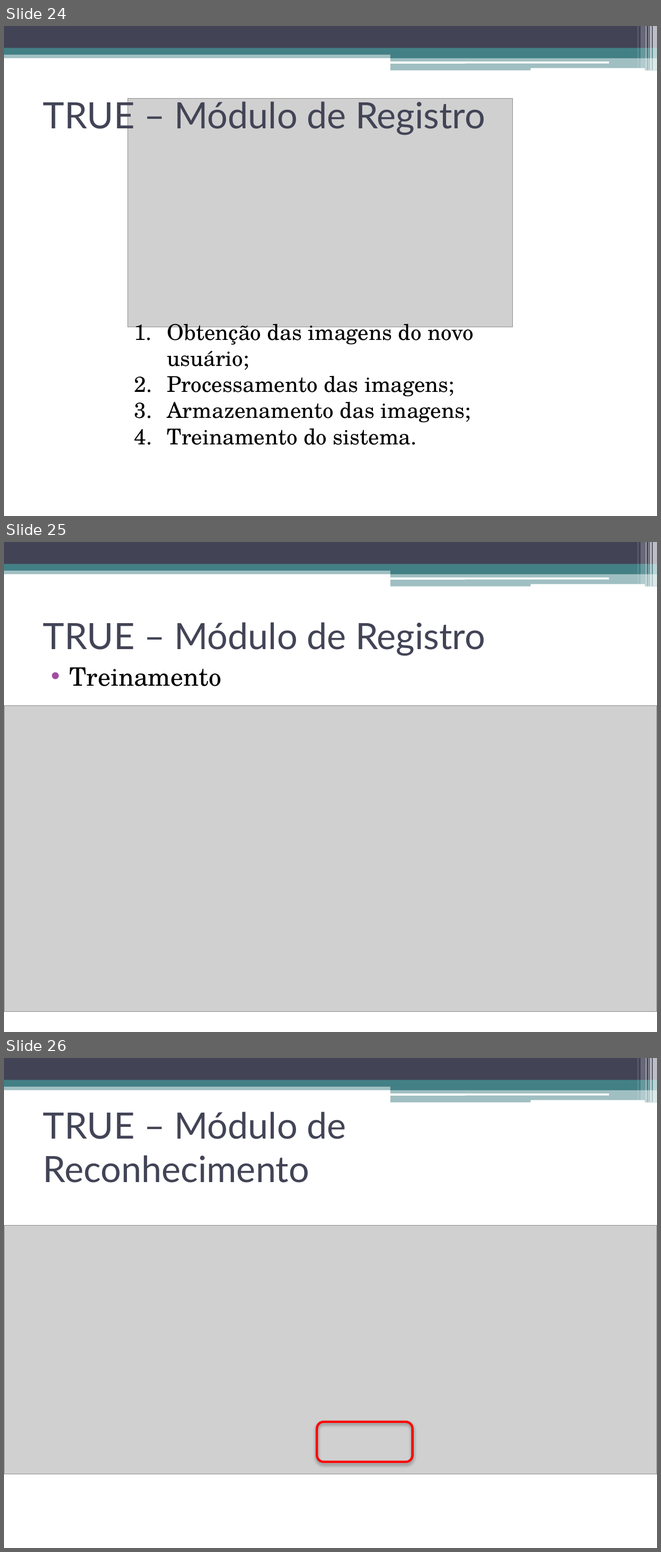
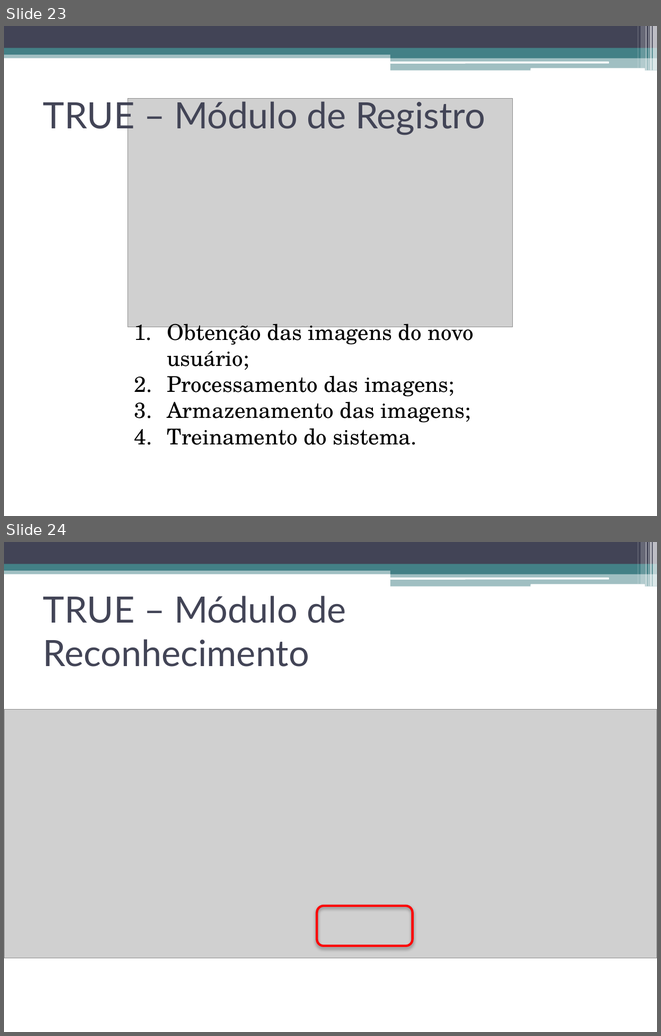
Before and after one commit to talesporto/Artigo-TRUE-SBCUP, a slide deck: apresentacao/ApresentacaoSBCUP.pptx. Shown one above the other, each under a label of ours: slides 24, 25 and 26 before the commit, slides 23 and 24 after it. The pictures are 661x1552 and 661x1036 pixels, drawn with LibreOffice and Linux fonts; fonts in the diff are those of the drawing; grey boxes stand for pictures. Boxes give left, top, right and bottom in pixels: in the first picture for what was removed or moved away, otherwise in the second. Text is boxed around its words. In the diff, an @@ line names an element or a change of style, - is before the commit and + after.

Commit message:
Aporesentação: Trabalhos correlatos e Sistema True.

```diff
--- a/apresentacao/ApresentacaoSBCUP.pptx
+++ b/apresentacao/ApresentacaoSBCUP.pptx
@@ slide 25 removed at <box>4,542,657,1032</box>, background #FFFFFF; not listed: 13 template elements that a slide beside it also shows @@
@@ title removed at <box>43,622,485,655</box> @@
-TRUE – Módulo de Registro
@@ text removed at <box>69,667,221,686</box> @@
-• Treinamento
@@ picture removed at <box>4,705,657,1012</box> @@
@@ what was slide 24 is now slide 23 @@
@@ what was slide 26 is now slide 24 @@
```
Also in this commit, not shown: 4 other slides removed, 1 other file.
